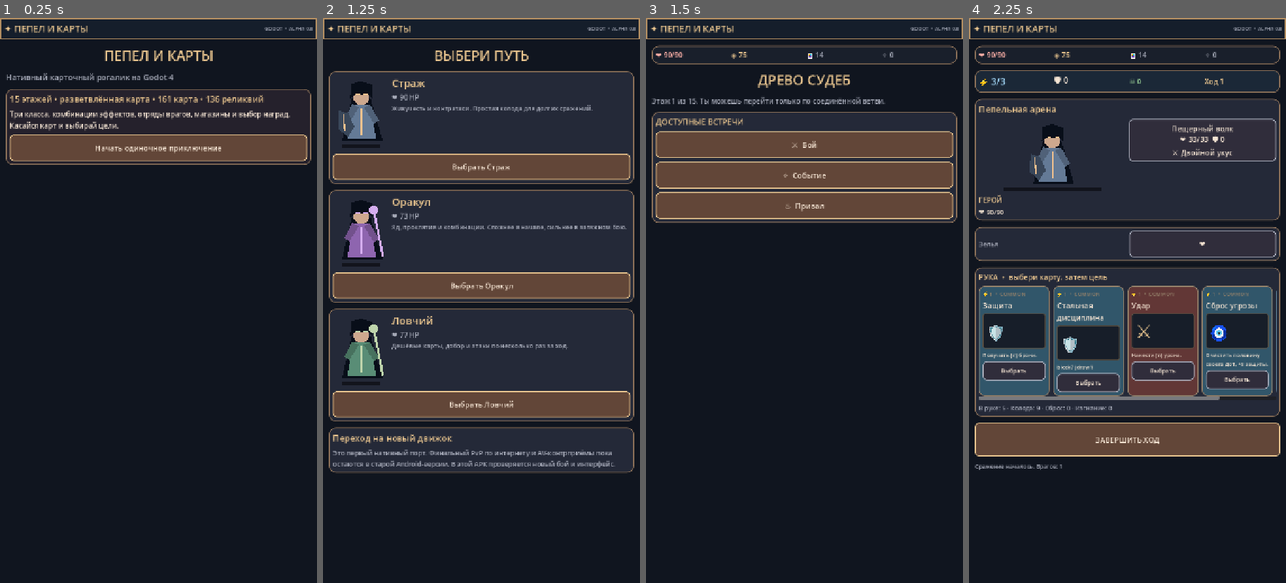
Above: before the commit, frames 1-4 (left to right).
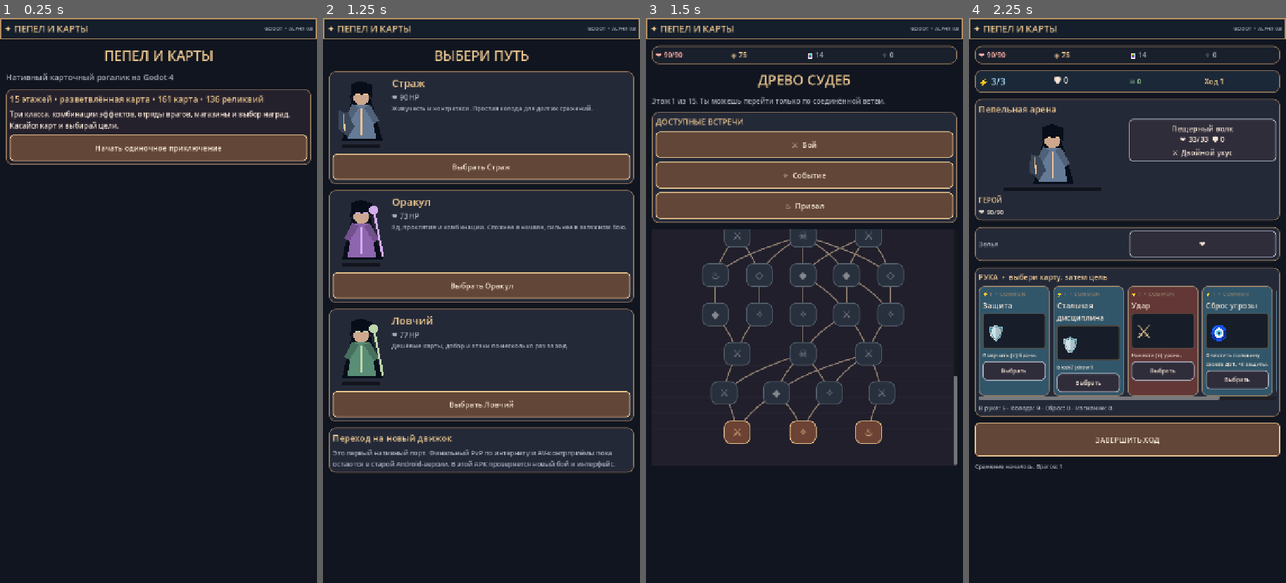
Above: after the commit, the same moments.

Repository: craftkot/Ddd
Game: Godot game, scene res://scenes/main.tscn
The game is run twice, just before and just after one commit, with the same random seed, the same clock (stepped at 60 frames per second) and the same inputs.
Inputs:
- Up to frame 1 (0.25 s): no input
- Up to frame 2 (1.25 s): click "Начать одиночное приключение" at 0.5 s
- Up to frame 3 (1.5 s): click "Выбрать Страж" at 1.25 s
- Up to frame 4 (2.25 s): click "⚔ Бой" at 2 s

Frames 1-2 are identical in both runs. In frame 3, 8.6% of the frame differs, in the area x 17-99%, y 37-80%; in frame 4, nothing differs.
Error before the commit: Parse Error: Function "sinf()" not found in base self. (res://scripts/route_board.gd:100)

Commit message:
fix(godot): use GDScript sin() for curved route connector rendering

Diff:
--- a/godot-duel/scripts/route_board.gd
+++ b/godot-duel/scripts/route_board.gd
@@ -97,7 +97,7 @@
    var x=lerpf(p1.x,p2.x,t)
    var y=lerpf(p1.y,p2.y,t)
    # Light curved links, visually distinguish forks and convergences.
-   x+=sinf(t*PI)*((p1.x-p2.x)*.13)
+   x+=sin(t*PI)*((p1.x-p2.x)*.13)
    points.append(Vector2(x,y))
   var chosen=false
   for i in range(1,state.history.size()):
